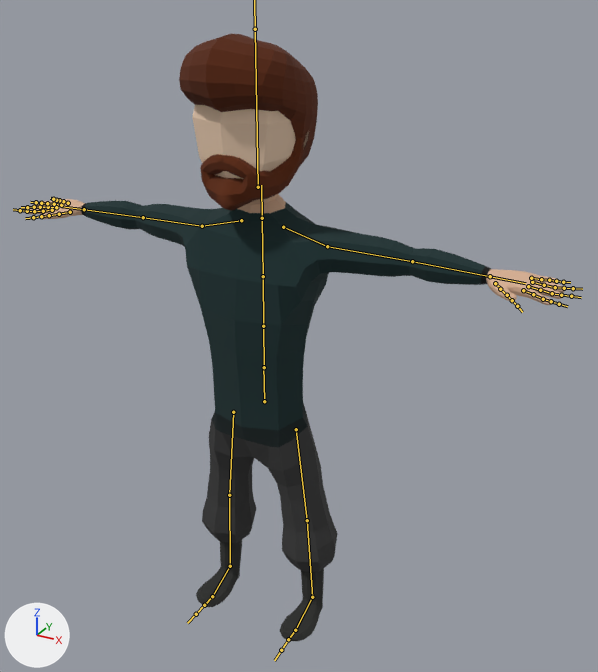
One commit to the FBX model Assets/Packages/CharacterPack Lowpoly (FREE)/Models/character1.fbx: the scene before it, then after it.
One viewpoint serves both versions: a 50 mm lens placed at (2.51, -4.1, 4.16), pointed at (0.19, 0.11, 2.06). The axes (+X, +Y, +Z) are drawn at lower left. The lights are the same throughout. The bones that bend it are drawn over the model as lines.

The first picture shows 'Beard', 'Character', 'Hair'.
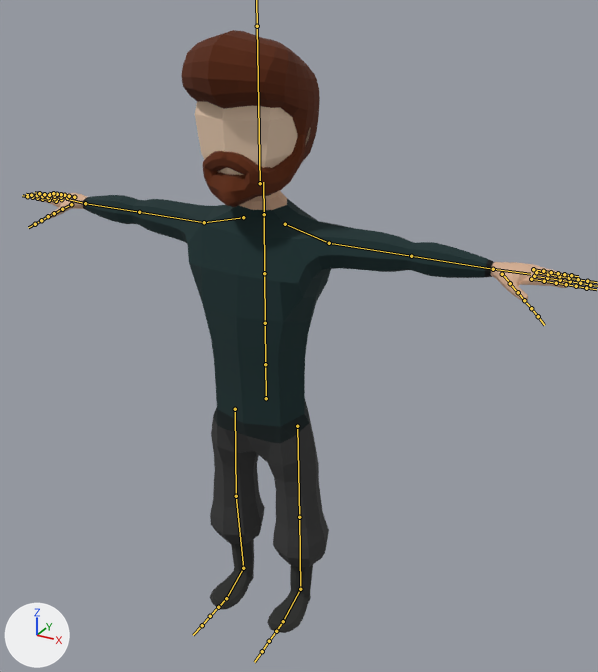
The newer file adds an action. The first version stands in its rest pose; the second is drawn at frame 1 of the action 'Armature|Armature|Armature|T-pose'.

The edits, one by one:
Bone 'Hips' (bone_hips) moves from (0.0, 0.0, 0.0) to (0.0, 1.0, -2.0).
Bone 'LeftArm' (bone_leftarm) turns from (0, 0, 0) to (-3, 0, 6) degrees about its own x, y and z.
Bone 'LeftForeArm' (bone_leftforearm) turns from (0, 0, 0) to (4, 0, -12) degrees about its own x, y and z.
Bone 'LeftHand' (bone_lefthand) turns from (0, 0, 0) to (-1, -7, -3) degrees about its own x, y and z.
Bone 'LeftHandThumb1' (bone_lefthandthumb1) turns from (0, 0, 0) to (27, 5, -11) degrees about its own x, y and z.
Bone 'LeftHandIndex1' (bone_lefthandindex1) turns from (0, 0, 0) to (0, 0, -16) degrees about its own x, y and z.
Bone 'LeftHandPinky1' (bone_lefthandpinky1) turns from (0, 0, 0) to (-2, 0, 20) degrees about its own x, y and z.
Bone 'RightArm' (bone_rightarm) turns from (0, 0, 0) to (-3, 0, -5) degrees about its own x, y and z.
Bone 'RightForeArm' (bone_rightforearm) turns from (0, 0, 0) to (4, 0, 12) degrees about its own x, y and z.
Bone 'RightHand' (bone_righthand) turns from (0, 0, 0) to (-2, 6, 2) degrees about its own x, y and z.
Bone 'RightHandThumb1' (bone_righthandthumb1) turns from (0, 0, 0) to (26, -6, 11) degrees about its own x, y and z.
Bone 'RightHandThumb3' (bone_righthandthumb3) turns from (0, 0, 0) to (2, 0, -7) degrees about its own x, y and z.
Bone 'RightHandIndex1' (bone_righthandindex1) turns from (0, 0, 0) to (-1, 0, 19) degrees about its own x, y and z.
Bone 'RightHandPinky1' (bone_righthandpinky1) turns from (0, 0, 0) to (1, 0, -19) degrees about its own x, y and z.
Bone 'LeftUpLeg' (bone_leftupleg) turns from (0, 0, 0) to (2, 0, -5) degrees about its own x, y and z.
Bone 'LeftLeg' (bone_leftleg) turns from (0, 0, 0) to (-4, 0, 0) degrees about its own x, y and z.
Bone 'RightUpLeg' (bone_rightupleg) turns from (0, 0, 0) to (2, 0, 5) degrees about its own x, y and z.
Bone 'RightLeg' (bone_rightleg) turns from (0, 0, 0) to (-4, 0, 0) degrees about its own x, y and z.

What differs and where, as boxes (x1, y1, x2, y2) in the pictures (598 x 672 px):
'Character', posed: before (27, 105, 565, 641); after (37, 101, 571, 633)
'Hair', posed: before (179, 34, 318, 169); after (181, 30, 320, 167)
'Beard', posed: before (200, 137, 304, 211); after (203, 134, 306, 207)
bone 'Hips', root to tip: before (264, 401) to (263, 365); after (266, 398) to (265, 361)
bone 'LeftArm', root to tip: before (327, 246) to (412, 261); after (329, 243) to (411, 256)
bone 'LeftForeArm', root to tip: before (412, 261) to (490, 276); after (411, 256) to (493, 269)
bone 'LeftHand', root to tip: before (490, 276) to (525, 283); after (493, 269) to (530, 274)
bone 'LeftHandThumb1', root to tip: before (495, 283) to (501, 289); after (502, 274) to (510, 283)
bone 'LeftHandIndex1', root to tip: before (523, 290) to (533, 294); after (531, 279) to (544, 281)
bone 'LeftHandPinky1', root to tip: before (531, 278) to (541, 279); after (533, 269) to (543, 271)
bone 'RightArm', root to tip: before (202, 226) to (143, 217); after (204, 222) to (139, 212)
bone 'RightForeArm', root to tip: before (143, 217) to (84, 209); after (139, 212) to (85, 203)
bone 'RightHand', root to tip: before (84, 209) to (61, 206); after (85, 203) to (66, 199)
bone 'RightHandThumb1', root to tip: before (70, 212) to (59, 214); after (71, 204) to (62, 209)
bone 'RightHandThumb3', root to tip: before (49, 215) to (41, 216); after (54, 213) to (47, 217)
bone 'RightHandIndex1', root to tip: before (52, 210) to (43, 211); after (56, 201) to (49, 200)
bone 'RightHandPinky1', root to tip: before (68, 203) to (63, 201); after (74, 197) to (69, 196)
bone 'LeftUpLeg', root to tip: before (296, 429) to (307, 520); after (297, 426) to (299, 517)
bone 'LeftLeg', root to tip: before (307, 520) to (312, 597); after (299, 517) to (300, 589)
bone 'RightUpLeg', root to tip: before (233, 412) to (229, 495); after (235, 409) to (236, 496)
bone 'RightLeg', root to tip: before (229, 495) to (230, 566); after (236, 496) to (243, 568)
